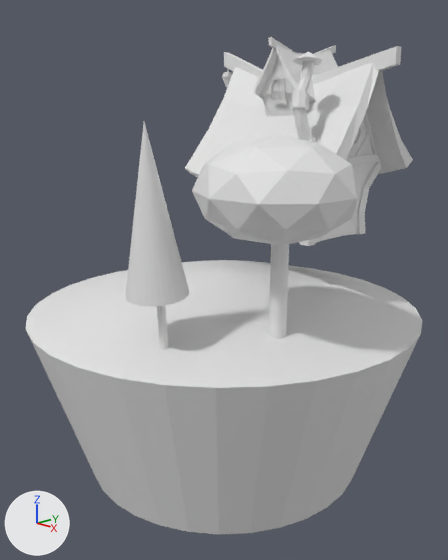
The Blender file low-poly-landscape.blend as it was, and as the next commit left it.
Camera for both pictures: a camera (50 mm lens) standing at (6.7, -6.31, 4.41) and looking at (0.05, -0.05, 1.94). Arrows for +X, +Y and +Z are at lower left; the lights stay in place.

Before the edit, the objects in view are built like this:
```python
me_cone = bpy.data.meshes.new('Cone')
me_cone.from_pydata(...)  # a 32-sided cone pointing to +z spanning x -0.38..0.38, y -0.38..0.38, z -1.0..1.0
me_cube = bpy.data.meshes.new('Cube')
me_cube.from_pydata(...)  # 131 vertices, 77 faces, 15 loose edges; spans x -1.01..0.99, y -0.97..0.97, z -0.99..2.03
me_cube.materials.append(mat_material)  # white #e7e7e7
me_cylinder_002 = bpy.data.meshes.new('Cylinder.002')
me_cylinder_002.from_pydata(...)  # a 32-sided cylinder along z spanning x -1.0..1.0, y -1.0..1.0, z -1.0..1.0
me_icosphere = bpy.data.meshes.new('Icosphere')
me_icosphere.from_pydata(...)  # an icosphere of 80 faces spanning x -0.95..0.95, y -1.0..1.0, z -1.0..1.0
ob_cone = bpy.data.objects.new('Cone', me_cone)
ob_cone.location = (1.09, -2.15, 3.33)
ob_cone.rotation_euler = (0.0843, 0.0438, -0.048)  # degrees (4.8, 2.5, -2.8)
ob_cylinder_002 = bpy.data.objects.new('Cylinder.002', me_cylinder_002)
ob_cylinder_002.location = (1.12, -2.08, 2.43)
ob_cylinder_002.rotation_euler = (0.0843, 0.0438, -0.048)  # degrees (4.8, 2.5, -2.8)
ob_cylinder_002.scale = (0.051, 0.051, 1.0)
ob_house_body = bpy.data.objects.new('house body', me_cube)
ob_house_body.location = (0.05, 1.48, 3.31)
ob_house_body.scale = (1.15, 0.845, 0.845)
ob_icosphere = bpy.data.objects.new('Icosphere', me_icosphere)
ob_icosphere.location = (1.76, -0.81, 3.51)
ob_icosphere.rotation_euler = (0.0121, 0.0231, -0.084)  # degrees (0.7, 1.3, -4.8)
ob_icosphere.scale = (1.0, 1.0, 0.636)
# also in view: 'house corner 3' at (1.04, 2.16, 3.13); 'house main beam' at (0.19, 1.44, 5.04); 'attic roof' at (0.22, 1.44, 4.92); 'attic body' at (0.21, 1.45, 4.71); 'Cylinder.003' at (0.95, 0.63, 4.46)
```
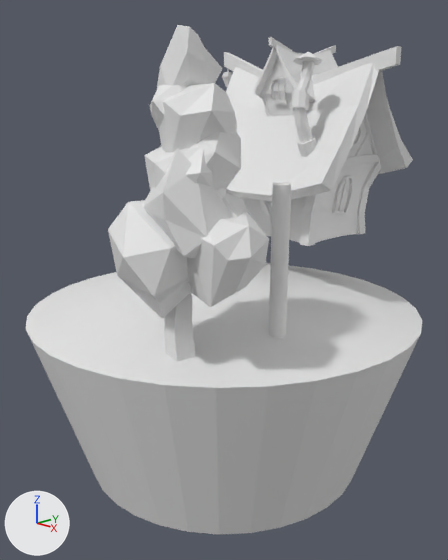
What differs and where, as boxes [x1, y1, x2, y2] in the pictures (448 x 560 px):
'Icosphere', hidden
    before: [192, 135, 361, 245]
'Cone', deleted
    before: [125, 122, 189, 307]
'Icosphere.002', added
    after: [108, 200, 190, 319]
'Icosphere.003', added
    after: [187, 209, 269, 307]
'Icosphere.006', added
    after: [143, 148, 232, 259]
'Icosphere.011', added
    after: [159, 83, 237, 153]
'Icosphere.010', added
    after: [157, 25, 223, 89]
'Cylinder.002', reshaped, moved, turned, rescaled
    before: [157, 306, 168, 350]
    after: [164, 292, 196, 362]
'Icosphere.004', added
    after: [190, 132, 241, 191]
'Icosphere.008', added
    after: [144, 146, 226, 199]
'Icosphere.009', added
    after: [150, 85, 188, 130]
'Icosphere.005', added
    after: [183, 193, 267, 284]
'house body', unchanged, uncovered by the edit
    before: [299, 121, 374, 243]
    after: [226, 121, 374, 243]

The change, as a list of edits to the scene's bpy script:
```text
Change me_cylinder_002:
    used by ob_cylinder_002; location = (1.12, -2.08, 2.43); rotation_euler = (0.0843, 0.0438, -0.048), in degrees (4.8, 2.5, -2.8); scale = (0.051, 0.051, 1.0)
    remove me_cylinder_002.from_pydata(...)  # 64 vertices, 34 faces; spans x -1.0..1.0, y -1.0..1.0, z -1.0..1.0
    add me_cylinder_002.from_pydata(...)  # 30 vertices, 27 faces; spans x -1.11..0.95, y -0.81..1.44, z -1.0..4.69
    me_cylinder_002 part 1
    63 vertices are removed from x -1.0..1.0, y -1.0..1.0, z -1.0..1.0
    34 faces are deleted
    29 vertices are added at x -1.11..0.95, y -0.81..1.44, z -1.0..4.69
    27 new faces join them
Change ob_icosphere:
    add ob_icosphere.hide_set(True)
Change ob_cylinder_002:
    ob_cylinder_002.location: (1.12, -2.08, 2.43) -> (1.33, -1.94, 1.7)
    ob_cylinder_002.rotation_euler: (0.0843, 0.0438, -0.048) -> (0.13, 0.0494, -0.0559)  # degrees (4.8, 2.5, -2.8) -> degrees (7.4, 2.8, -3.2)
    ob_cylinder_002.scale: (0.051, 0.051, 1.0) -> (0.199, 0.199, 0.199)
Remove ob_cone:
    ob_cone = bpy.data.objects.new('Cone', me_cone)
Add ob_icosphere_011:
    ob_icosphere_011 = bpy.data.objects.new('Icosphere.011', me_icosphere_011)  # 19 vertices, 34 faces; spans x -0.73..0.74, y -0.77..0.87, z -0.94..0.76
    ob_icosphere_011.location = (1.44, -1.9, 4.2)
    ob_icosphere_011.rotation_euler = (-5.028, 0.649, -1.101)  # degrees (-288, 37, -63)
    ob_icosphere_011.scale = (0.666, 0.716, 0.585)
Add ob_icosphere_010:
    ob_icosphere_010 = bpy.data.objects.new('Icosphere.010', me_icosphere_010)  # 19 vertices, 34 faces; spans x -0.393..0.626, y -0.465..0.302, z -0.771..0.432
    ob_icosphere_010.location = (1.47, -1.92, 4.93)
    ob_icosphere_010.rotation_euler = (-0.521, 0.684, -2.237)  # degrees (-30, 39, -128)
    ob_icosphere_010.scale = (0.674, 0.61, 0.687)
Add ob_icosphere_009:
    ob_icosphere_009 = bpy.data.objects.new('Icosphere.009', me_icosphere_009)  # 19 vertices, 34 faces; spans x -0.517..0.608, y -0.487..0.479, z -0.771..0.501
    ob_icosphere_009.location = (1.34, -2.0, 4.46)
    ob_icosphere_009.rotation_euler = (0.873, 0.714, -0.546)  # degrees (50, 41, -31)
    ob_icosphere_009.scale = (0.681, 0.658, 0.633)
Add ob_icosphere_008:
    ob_icosphere_008 = bpy.data.objects.new('Icosphere.008', me_icosphere_011.copy())
    ob_icosphere_008.location = (1.42, -2.03, 3.61)
    ob_icosphere_008.rotation_euler = (-5.028, 0.649, -1.101)  # degrees (-288, 37, -63)
    ob_icosphere_008.scale = (0.666, 0.716, 0.585)
Add ob_icosphere_006:
    ob_icosphere_006 = bpy.data.objects.new('Icosphere.006', me_icosphere_011.copy())
    ob_icosphere_006.location = (1.62, -2.13, 3.46)
    ob_icosphere_006.rotation_euler = (-0.132, 0.384, -2.202)  # degrees (-7.6, 22, -126)
    ob_icosphere_006.scale = (0.607, 0.572, 0.776)
Add ob_icosphere_005:
    ob_icosphere_005 = bpy.data.objects.new('Icosphere.005', me_icosphere_005)  # 20 vertices, 36 faces; spans x -0.77..0.83, y -0.95..1.01, z -0.97..0.72
    ob_icosphere_005.location = (1.64, -1.64, 2.97)
    ob_icosphere_005.rotation_euler = (-7.074, 0.713, 0.564)  # degrees (315, 41, 32)
    ob_icosphere_005.scale = (0.681, 0.647, 0.645)
Add ob_icosphere_004:
    ob_icosphere_004 = bpy.data.objects.new('Icosphere.004', me_icosphere_009.copy())
    ob_icosphere_004.location = (1.72, -1.89, 3.96)
    ob_icosphere_004.rotation_euler = (1.293, 0.782, -0.622)  # degrees (74, 45, -36)
    ob_icosphere_004.scale = (0.697, 0.69, 0.579)
Add ob_icosphere_003:
    ob_icosphere_003 = bpy.data.objects.new('Icosphere.003', me_icosphere_003)  # 19 vertices, 34 faces; spans x -0.73..0.74, y -0.77..0.75, z -0.94..0.76
    ob_icosphere_003.location = (1.96, -1.92, 2.92)
    ob_icosphere_003.rotation_euler = (1.293, 0.782, -0.622)  # degrees (74, 45, -36)
    ob_icosphere_003.scale = (0.697, 0.69, 0.579)
Add ob_icosphere_002:
    ob_icosphere_002 = bpy.data.objects.new('Icosphere.002', me_icosphere_005.copy())
    ob_icosphere_002.location = (1.33, -2.24, 2.93)
    ob_icosphere_002.scale = (0.568, 0.568, 0.808)
```
